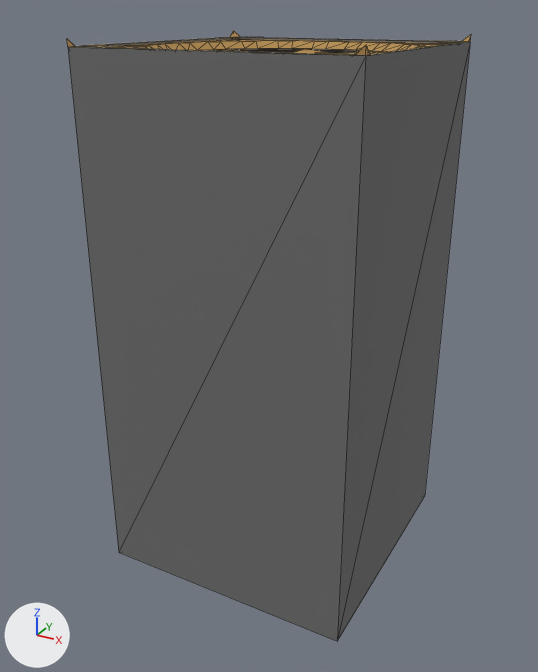
What one commit did to the FBX model assets/models/EXIT_NODE.FBX.
Camera for both pictures: a 50 mm camera at (1.26, -2.39, 0.11) aimed at (-0.03, -0.05, -1.06). The lights are fixed; the arrows at lower left show +X, +Y and +Z. The first picture is the older version. Mesh edges are drawn as thin lines. Where no turn or scale is listed for an object, it has been applied to the vertices. Vertices at exactly the same position are counted once.

In view in the first picture: 'EXIT_NODE_IRIS' and 1 more.
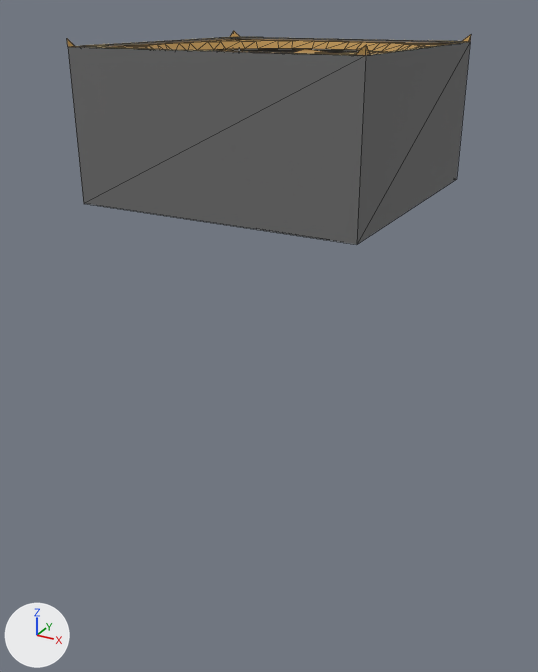
Boxes (x1, y1, x2, y2) around the edits, measured in the pictures (538 x 672 px; the box of a moved part takes in the faces that stretch with it):
'EXIT_NODE_IRIS', reshaped (65% shorter)
    before: (67, 31, 471, 641)
    after: (67, 31, 471, 244)
part 1 of me_exit_node_iris_ncl1_1, moved or reshaped
    before: (68, 43, 470, 641)
    after: (68, 43, 470, 244)

Diff of the bpy script that builds the scene:
```diff
--- a/assets/models/EXIT_NODE.FBX.py
+++ b/assets/models/EXIT_NODE.FBX.py
@@ me_exit_node_iris_ncl1_1 @@
 # used by ob_exit_node_iris; location = (0.0, 0.0, 0.0)
-me_exit_node_iris_ncl1_1.from_pydata(...)  # 208 vertices, 296 faces; spans x -0.5..0.5, y -0.5..0.5, z -1.98..0.03
+me_exit_node_iris_ncl1_1.from_pydata(...)  # 208 vertices, 296 faces; spans x -0.5..0.5, y -0.5..0.5, z -0.5..0.03
+# me_exit_node_iris_ncl1_1 part 1: all 12 vertices in x -0.5..0.5, y -0.5..0.5, z -1.98 are moved by (0.0, 0.0, 1.48)
 me_exit_node_iris_ncl1_1.materials.append(mat_copper)
```
